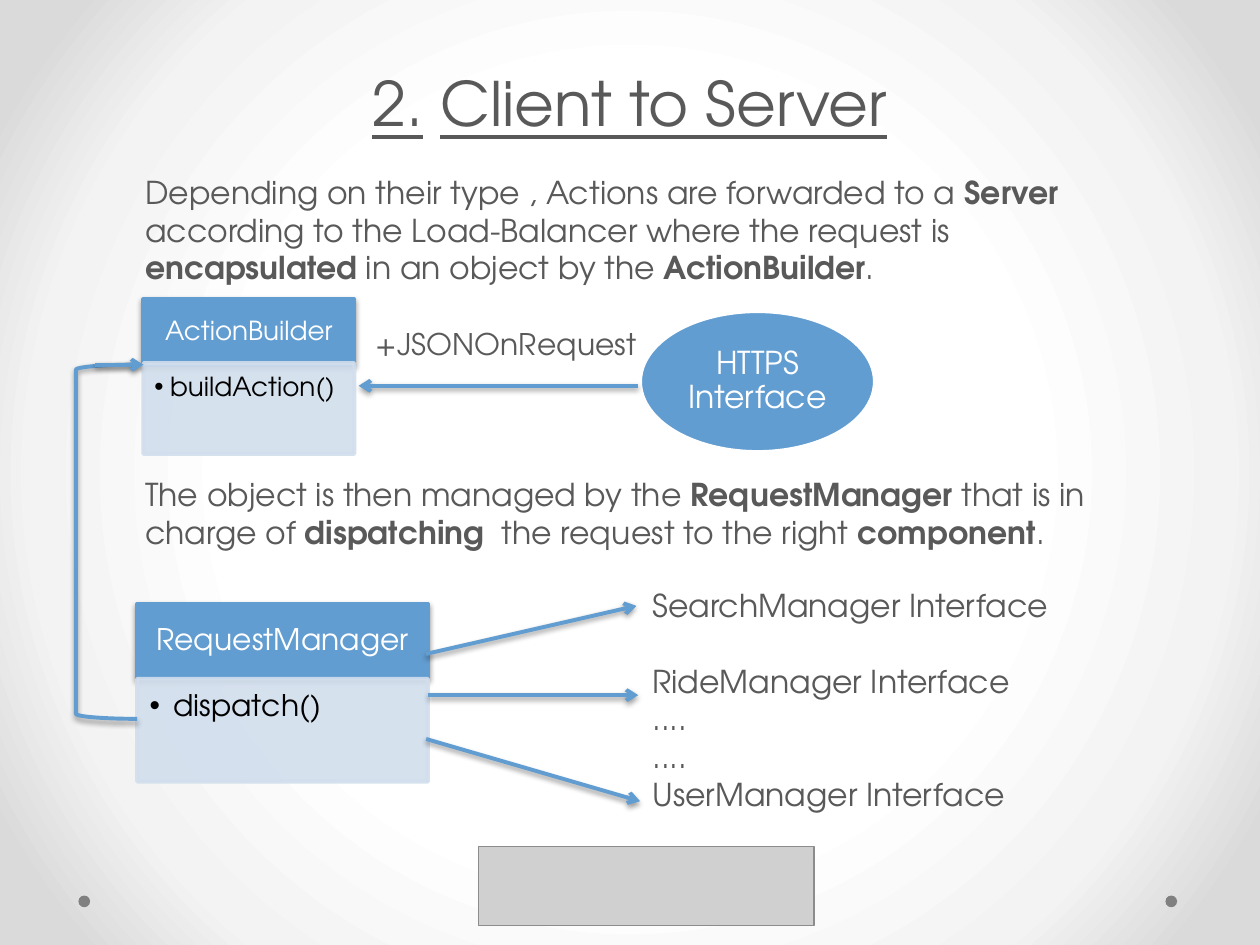
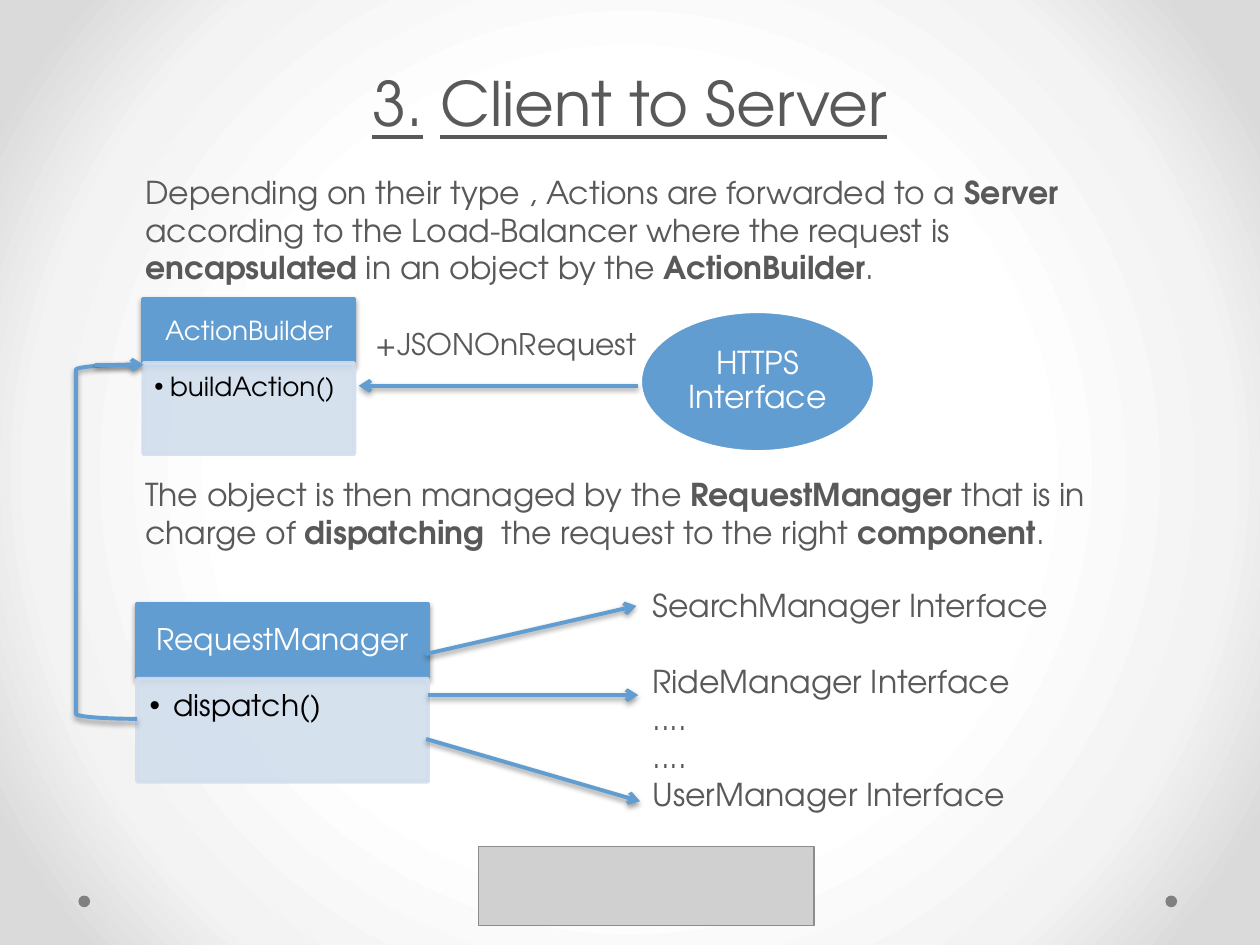
Before and after one commit to yangi92/SE2_PowerEnJoy, a slide deck: slide 10 of PP/PresentationDD.pptx (slide 9 before the commit). Drawn at 1260x945 pixels with LibreOffice and Linux fonts; fonts in the diff are those of the drawing; grey boxes stand for pictures. Boxes give left, top, right and bottom in pixels: in the first picture for what was removed or moved away, otherwise in the second. Text is boxed around its words. In the diff, an @@ line names an element or a change of style, - is before the commit and + after.

```diff
--- a/PP/PresentationDD.pptx
+++ b/PP/PresentationDD.pptx
@@ title at (x1=372, y1=80, x2=887, y2=139): text changed @@
-2. Client to Server
+3. Client to Server
```
Also in this commit, not shown: 6 other slides changed, 4 slides added.
